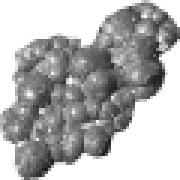
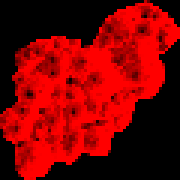
The second (180, 180) image is a revision of the first. Changes to its layers:
hid "Pasted Layer" over bbox(0, 0, 180, 180)
added layer "refelction" above "colo 1" over bbox(0, 0, 180, 180)
added layer "colo 1" above "bg" over bbox(0, 0, 180, 180)
added layer "bg" over bbox(0, 0, 180, 180)
